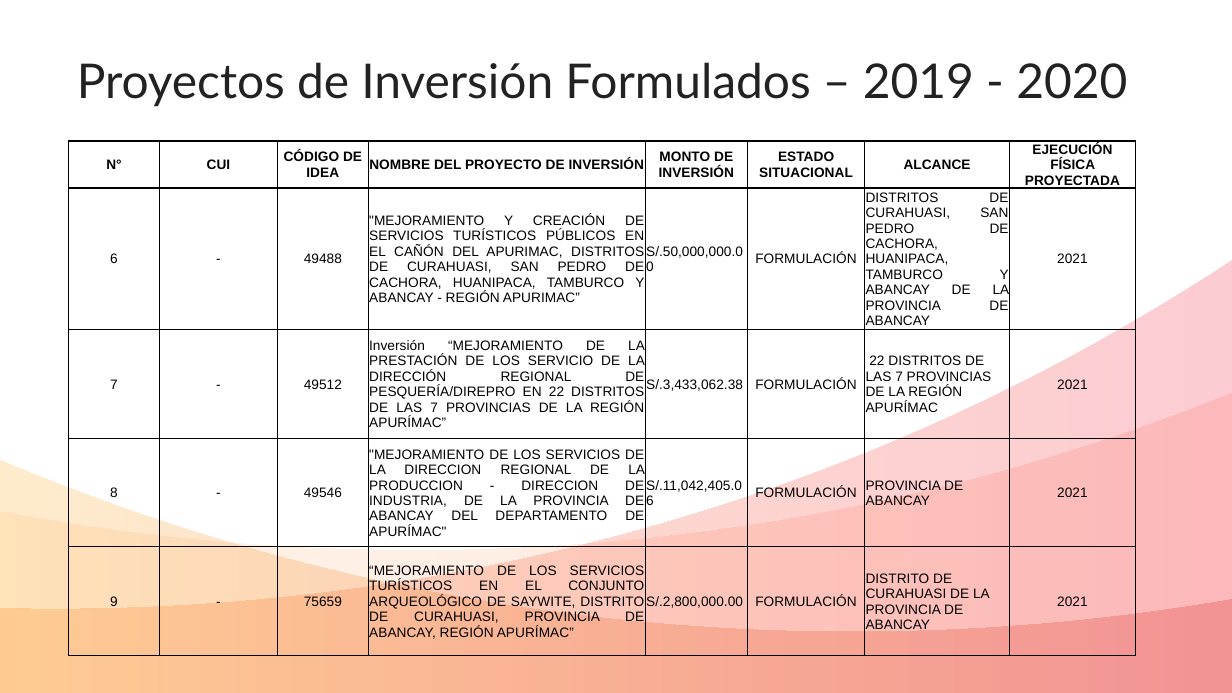
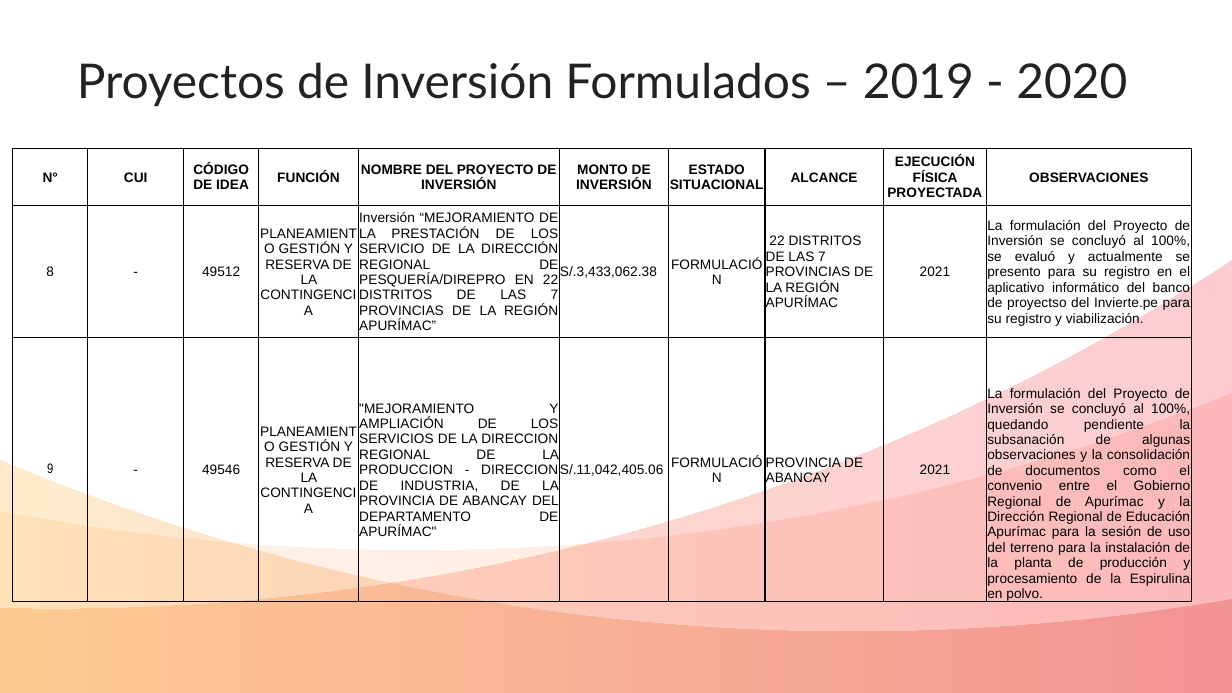
Before and after one commit to ORFEI-GRAP/Gestion-ORFEI, a slide deck: slide 4 of Proyectos Funcion - PRODUCCIÓN.pptx (slide 3 before the commit). Drawn at 1232x693 pixels with LibreOffice and Linux fonts; fonts in the diff are those of the drawing. Boxes give left, top, right and bottom in pixels: in the first picture for what was removed or moved away, otherwise in the second. Text is boxed around its words. In the diff, an @@ line names an element or a change of style, - is before the commit and + after.

```diff
--- a/Proyectos Funcion - PRODUCCIÓN.pptx
+++ b/Proyectos Funcion - PRODUCCIÓN.pptx
@@ table at bbox=[12, 148, 1191, 605] @@
-N° | CUI | CÓDIGO DE IDEA | NOMBRE DEL PROYECTO DE INVERSIÓN | MONTO DE INVERSIÓN | ESTADO SITUACIONAL | ALCANCE | EJECUCIÓN FÍSICA PROYECTADA
-6 | - | 49488 | "MEJORAMIENTO Y CREACIÓN DE SERVICIOS TURÍSTICOS PÚBLICOS EN EL CAÑÓN DEL APURIMAC, DISTRITOS DE CURAHUASI, SAN PEDRO DE CACHORA, HUANIPACA, TAMBURCO Y ABANCAY - REGIÓN APURIMAC” | S/.50,000,000.00 | FORMULACIÓN | DISTRITOS DE CURAHUASI, SAN PEDRO DE CACHORA, HUANIPACA, TAMBURCO Y ABANCAY DE LA PROVINCIA DE ABANCAY | 2021
-7 | - | 49512 | Inversión “MEJORAMIENTO DE LA PRESTACIÓN DE LOS SERVICIO DE LA DIRECCIÓN REGIONAL DE PESQUERÍA/DIREPRO EN 22 DISTRITOS DE LAS 7 PROVINCIAS DE LA REGIÓN APURÍMAC” | S/.3,433,062.38 | FORMULACIÓN | 22 DISTRITOS DE LAS 7 PROVINCIAS DE LA REGIÓN APURÍMAC | 2021
-8 | - | 49546 | "MEJORAMIENTO DE LOS SERVICIOS DE LA DIRECCION REGIONAL DE LA PRODUCCION - DIRECCION DE INDUSTRIA, DE LA PROVINCIA DE ABANCAY DEL DEPARTAMENTO DE APURÍMAC" | S/.11,042,405.06 | FORMULACIÓN | PROVINCIA DE ABANCAY | 2021
-9 | - | 75659 | “MEJORAMIENTO DE LOS SERVICIOS TURÍSTICOS EN EL CONJUNTO ARQUEOLÓGICO DE SAYWITE, DISTRITO DE CURAHUASI, PROVINCIA DE ABANCAY, REGIÓN APURÍMAC” | S/.2,800,000.00 | FORMULACIÓN | DISTRITO DE CURAHUASI DE LA PROVINCIA DE ABANCAY | 2021
+N° | CUI | CÓDIGO DE IDEA | FUNCIÓN | NOMBRE DEL PROYECTO DE INVERSIÓN | MONTO DE INVERSIÓN | ESTADO SITUACIONAL | ALCANCE | EJECUCIÓN FÍSICA PROYECTADA | OBSERVACIONES
+8 | - | 49512 | PLANEAMIENTO GESTIÓN Y RESERVA DE LA CONTINGENCIA | Inversión “MEJORAMIENTO DE LA PRESTACIÓN DE LOS SERVICIO DE LA DIRECCIÓN REGIONAL DE PESQUERÍA/DIREPRO EN 22 DISTRITOS DE LAS 7 PROVINCIAS DE LA REGIÓN APURÍMAC” | S/.3,433,062.38 | FORMULACIÓN | 22 DISTRITOS DE LAS 7 PROVINCIAS DE LA REGIÓN APURÍMAC | 2021 | La formulación del Proyecto de Inversión se concluyó al 100%, se evaluó y actualmente se presento para su registro en el aplicativo informático del banco de proyectso del Invierte.pe para su registro y viabilización.
+9 | - | 49546 | PLANEAMIENTO GESTIÓN Y RESERVA DE LA CONTINGENCIA | "MEJORAMIENTO Y AMPLIACIÓN DE LOS SERVICIOS DE LA DIRECCION REGIONAL DE LA PRODUCCION - DIRECCION DE INDUSTRIA, DE LA PROVINCIA DE ABANCAY DEL DEPARTAMENTO DE APURÍMAC" | S/.11,042,405.06 | FORMULACIÓN | PROVINCIA DE ABANCAY | 2021 | La formulación del Proyecto de Inversión se concluyó al 100%, quedando pendiente la subsanación de algunas observaciones y la consolidación de documentos como el convenio entre el Gobierno Regional de Apurímac y la Dirección Regional de Educación Apurímac para la sesión de uso del terreno para la instalación de la planta de producción y procesamiento de la Espirulina en polvo.
@@ table: place and size @@
-table at bbox=[69, 140, 1136, 665]
+table at bbox=[12, 148, 1191, 605]
```
Also in this commit, not shown: 2 other slides changed, 2 slides added.
